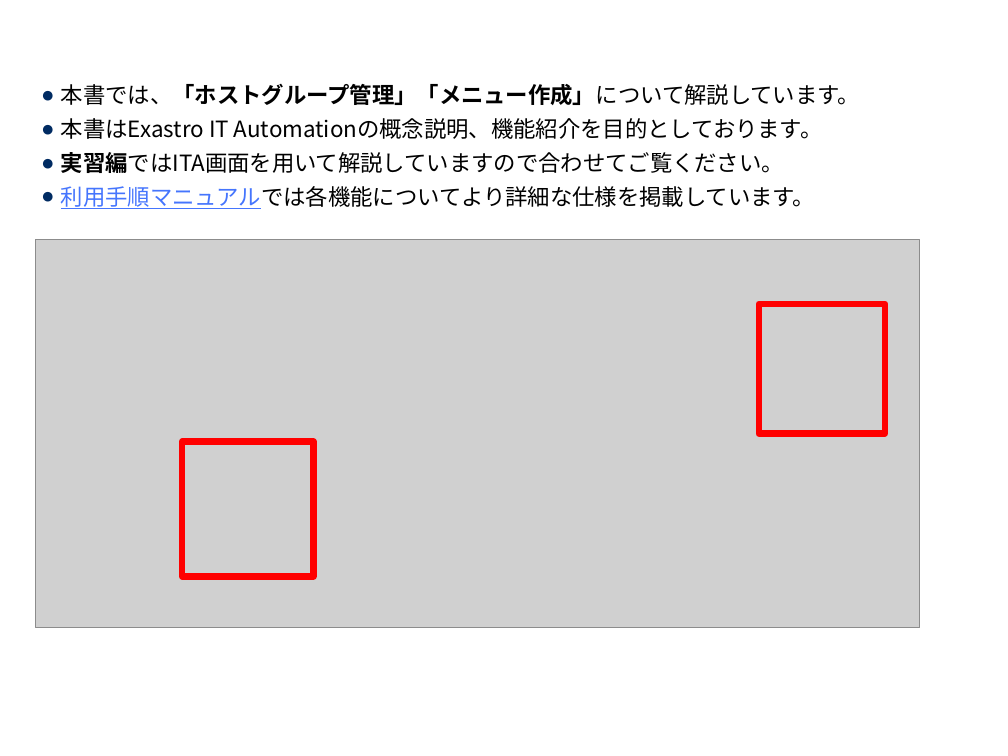
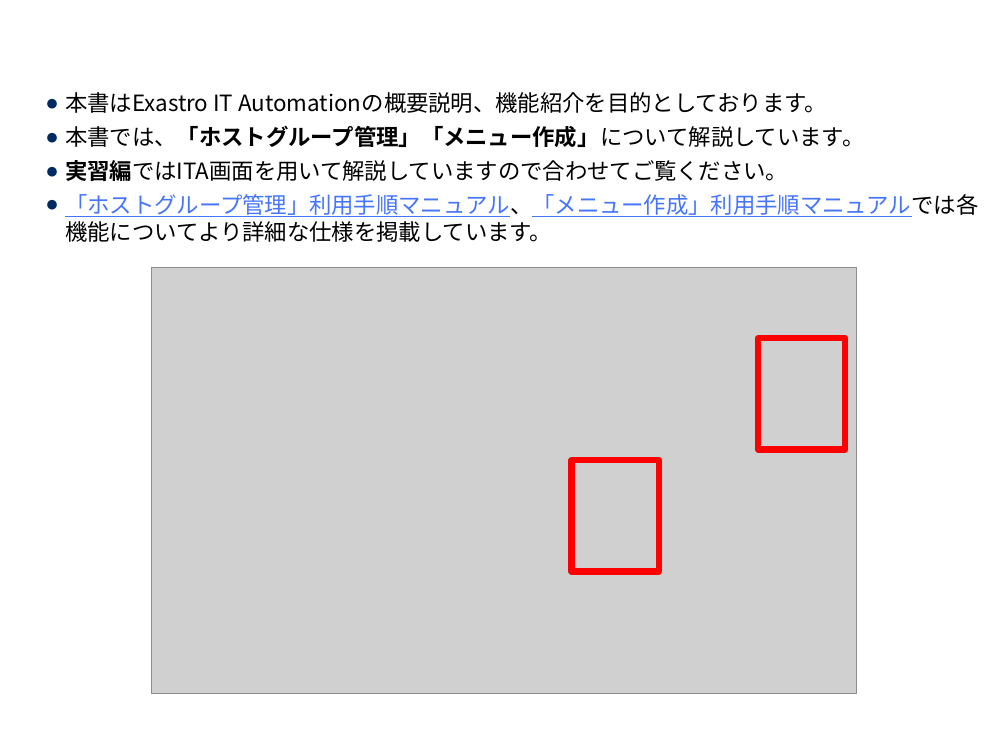
Before and after one commit to exastro-suite/it-automation-docs, a slide deck: slide 4 of asset/Learn_ja/ITA-hg-ps_classroom_lecture_ja.pptx. Drawn at 1008x756 pixels with LibreOffice and Linux fonts; fonts in the diff are those of the drawing; grey boxes stand for pictures; background and template pictures are left out. Boxes give left, top, right and bottom in pixels: in the first picture for what was removed or moved away, otherwise in the second. Text is boxed around its words. In the diff, an @@ line names an element or a change of style, - is before the commit and + after.

```diff
--- a/asset/Learn_ja/ITA-hg-ps_classroom_lecture_ja.pptx
+++ b/asset/Learn_ja/ITA-hg-ps_classroom_lecture_ja.pptx
@@ text "本書はExastro IT Automationの概要説明、機能紹介を目的としております。": place and size @@
-text "本書はExastro IT Automationの概要説明、機能紹介を目的としております。" at (61,84,860,209)
+text "本書はExastro IT Automationの概要説明、機能紹介を目的としております。" at (65,92,978,242)
@@ text at (61,118,823,139): paragraph removed @@
-  ● 本書はExastro IT Automationの概念説明、機能紹介を目的としております。
@@ text at (65,92,827,113): paragraph added @@
+  ● 本書はExastro IT Automationの概要説明、機能紹介を目的としております。
@@ text at (65,194,978,242): text changed; text colour #000000 to #4575FD @@
-  ● 利用手順マニュアルでは各機能についてより詳細な仕様を掲載しています。
+  ● 「ホストグループ管理」利用手順マニュアル、「メニュー作成」利用手順マニュアルでは各機能についてより詳細な仕様を掲載しています。
@@ picture: place and size @@
-picture at (35,239,919,628)
+picture at (151,268,857,694)
@@ rectangle added at (758,339,846,450), outline #FF0000 4.5 pt @@
@@ rectangle removed at (182,442,313,577) @@
@@ rectangle: place and size @@
-rectangle at (759,303,885,433)
+rectangle at (572,461,659,572)
```
Also in this commit, not shown: 28 other slides changed, 13 slides added, 3 slides removed, 1 other file.
